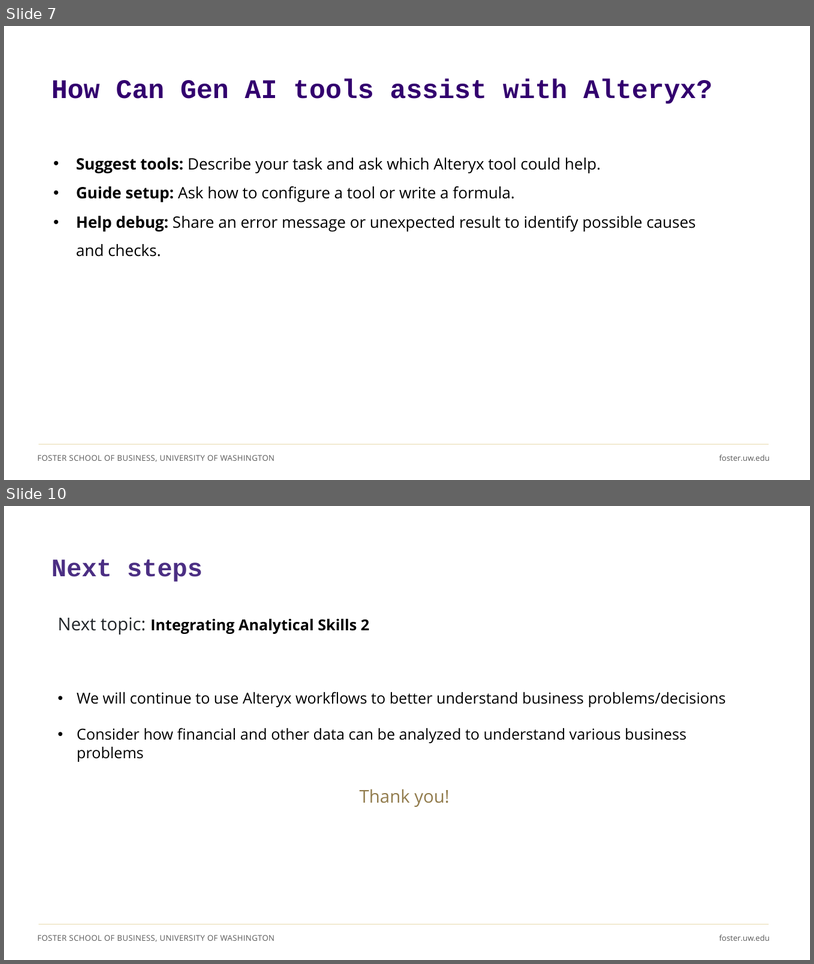
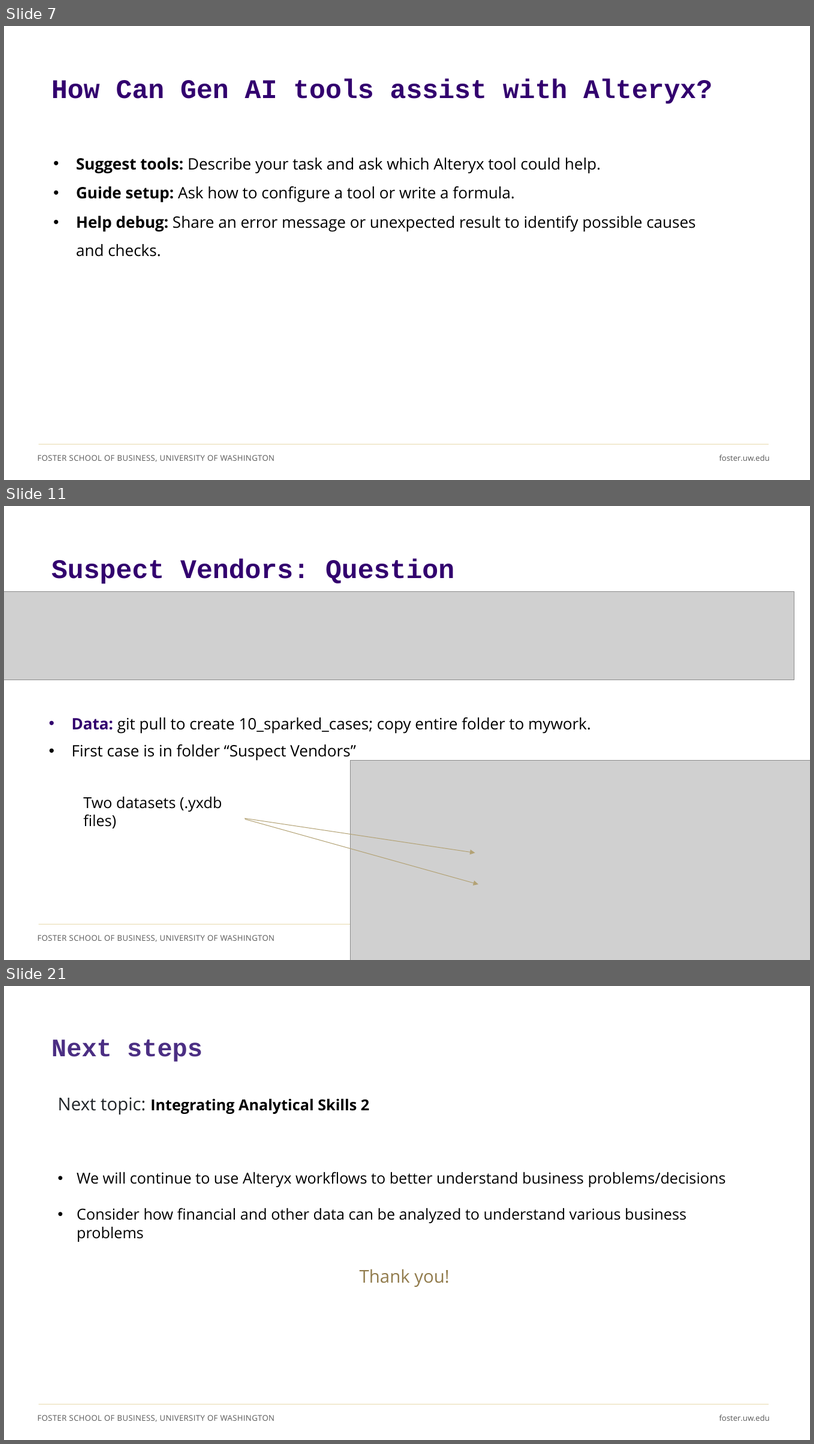
Before and after one commit to ashercurtis/slides.io, a slide deck: ACCTG320/ACCTG320Class10_2026.pptx. Shown one above the other, each under a label of ours: slides 7 and 10 before the commit, slides 7, 11 and 21 after it; the slides between them are not shown. The pictures are 814x964 and 814x1444 pixels, drawn with LibreOffice and Linux fonts; fonts in the diff are those of the drawing; grey boxes stand for pictures. Boxes give left, top, right and bottom in pixels: in the first picture for what was removed or moved away, otherwise in the second. Text is boxed around its words. In the diff, an @@ line names an element or a change of style, - is before the commit and + after.

```diff
--- a/ACCTG320/ACCTG320Class10_2026.pptx
+++ b/ACCTG320/ACCTG320Class10_2026.pptx
@@ slide 11 added at box(4, 506, 810, 960), background #FFFFFF; not listed: 2 template elements that a slide beside it also shows @@
@@ title added at box(51, 559, 455, 584), 32 pt, text #32006E, bold @@
+Suspect Vendors: Question
@@ picture added at box(4, 591, 795, 680) @@
@@ text added at box(72, 717, 591, 761), 18.7 pt, text #000000 @@
+• Data: git pull to create 10_sparked_cases; copy entire folder to mywork.
+• First case is in folder “Suspect Vendors”
@@ picture added at box(351, 760, 810, 960) @@
@@ text added at box(83, 796, 222, 828), 18 pt, text #000000 @@
+Two datasets (.yxdb files)
@@ arrow added from (245, 818) to (475, 853), #B4A275 0.75 pt @@
@@ arrow added from (245, 819) to (479, 884), #B4A275 0.75 pt @@
@@ what was slide 10 is now slide 21 @@
```
Also in this commit, not shown: 2 slides changed, 13 other slides added, 3 slides removed, 1 other file.
